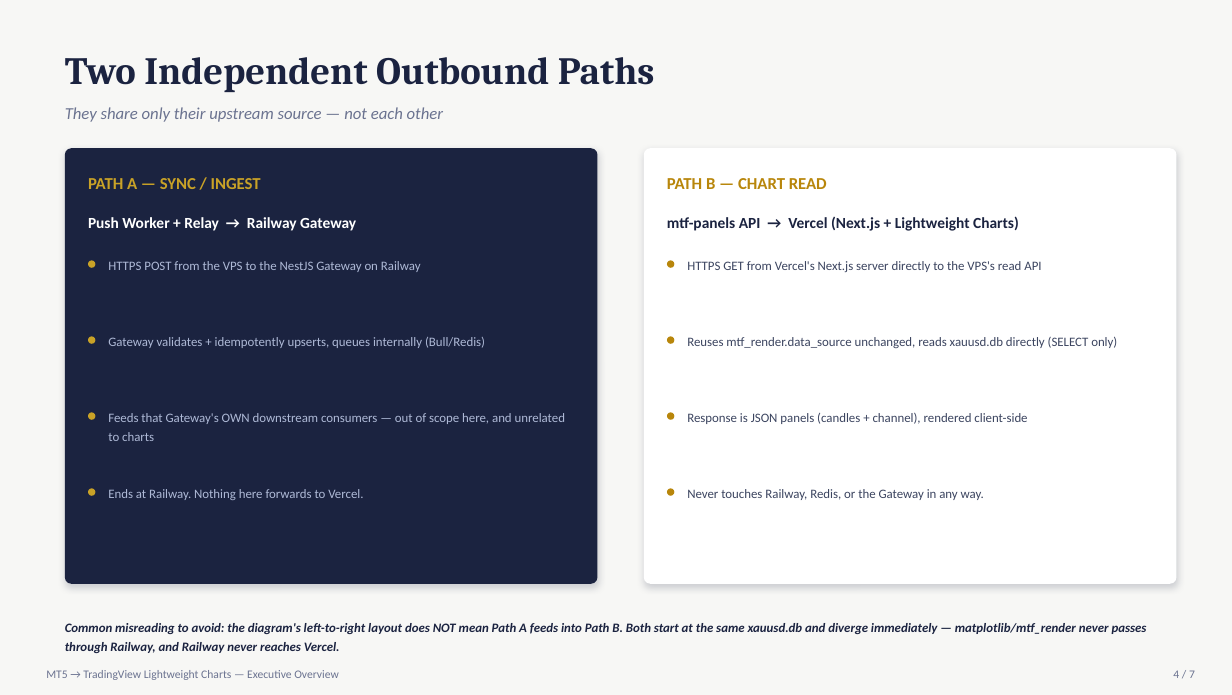
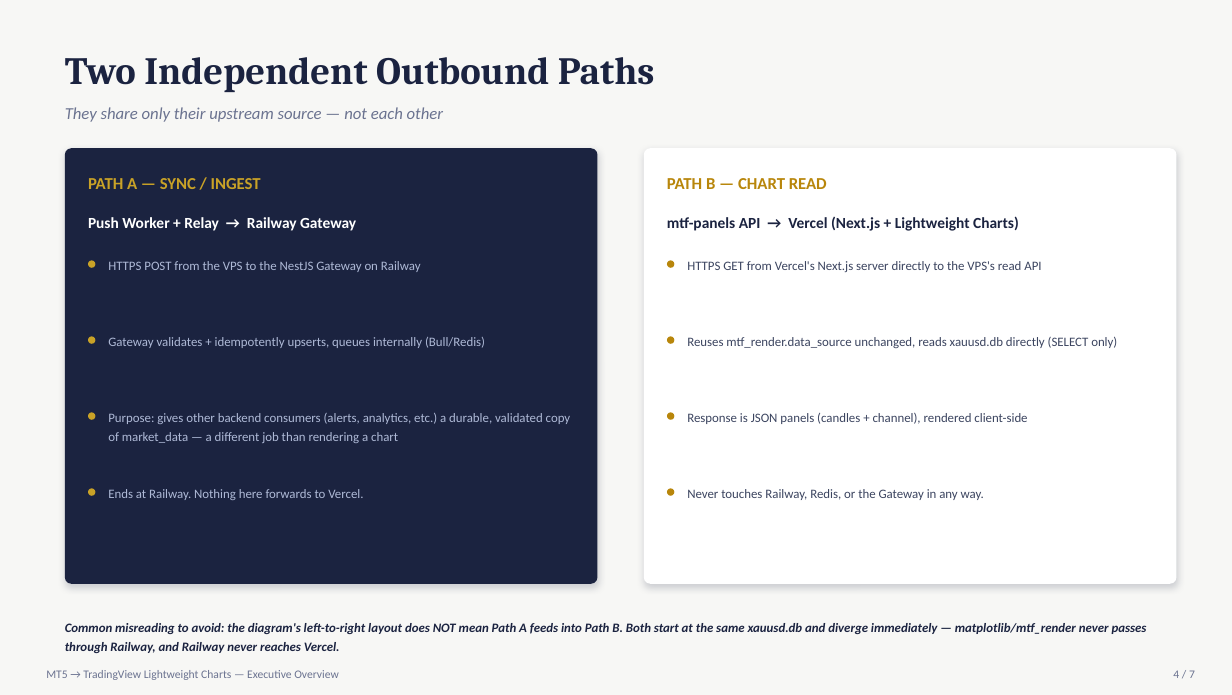
Before and after one commit to ripper7375/trading-alerts-saas-public, a slide deck: slide 4 of backend-stack-c/1_EA-and-backfill-worker-on-contabo-vps/MT5_to_LightweightCharts_Workflow.pptx. Drawn at 1232x695 pixels with LibreOffice and Linux fonts; fonts in the diff are those of the drawing. Boxes give left, top, right and bottom in pixels: in the first picture for what was removed or moved away, otherwise in the second. Text is boxed around its words. In the diff, an @@ line names an element or a change of style, - is before the commit and + after.

```diff
--- a/backend-stack-c/1_EA-and-backfill-worker-on-contabo-vps/MT5_to_LightweightCharts_Workflow.pptx
+++ b/backend-stack-c/1_EA-and-backfill-worker-on-contabo-vps/MT5_to_LightweightCharts_Workflow.pptx
@@ text at bbox=[108, 413, 571, 443]: text changed @@
-Feeds that Gateway's OWN downstream consumers — out of scope here, and unrelated to charts
+Purpose: gives other backend consumers (alerts, analytics, etc.) a durable, validated copy of market_data — a different job than rendering a chart
```
Also in this commit, not shown: 2 other slides changed, 2 other files.
